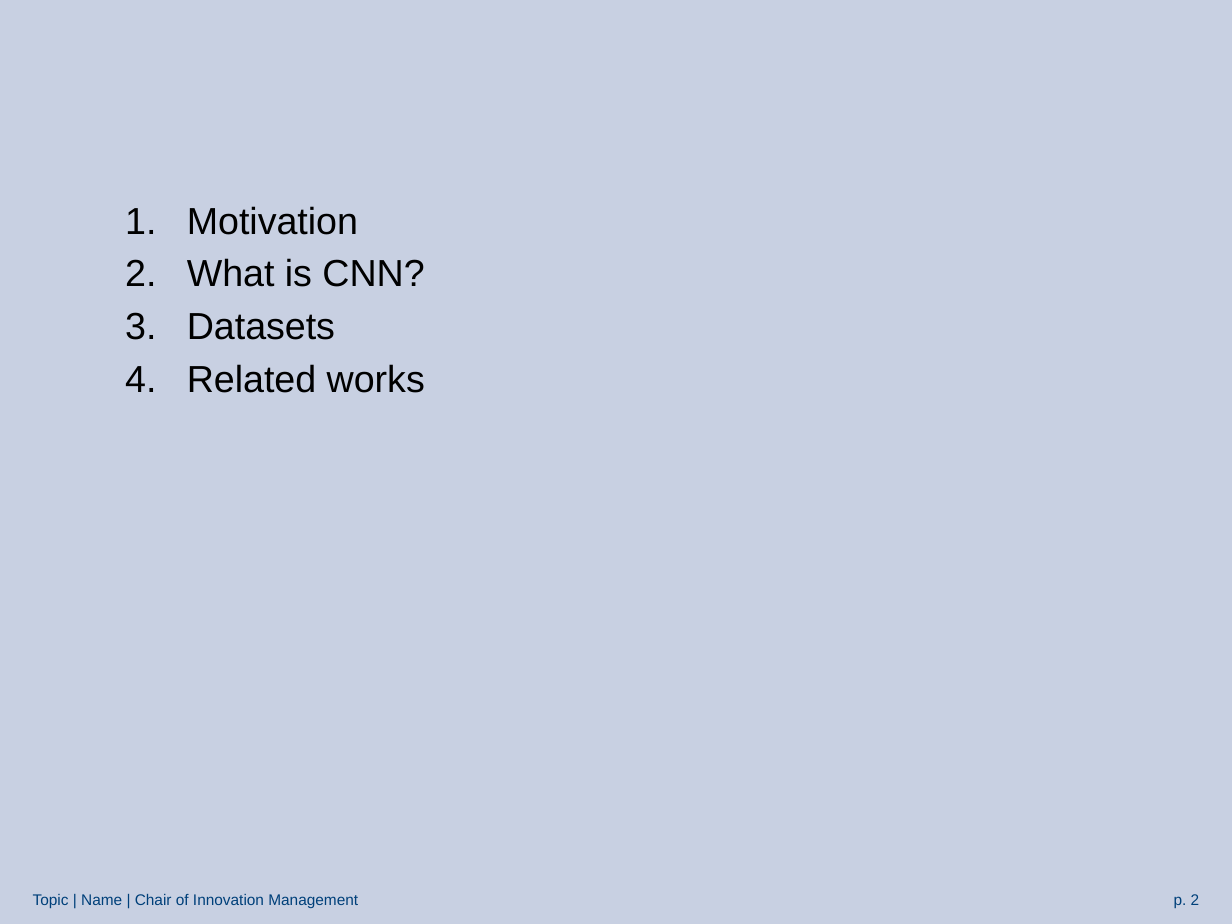
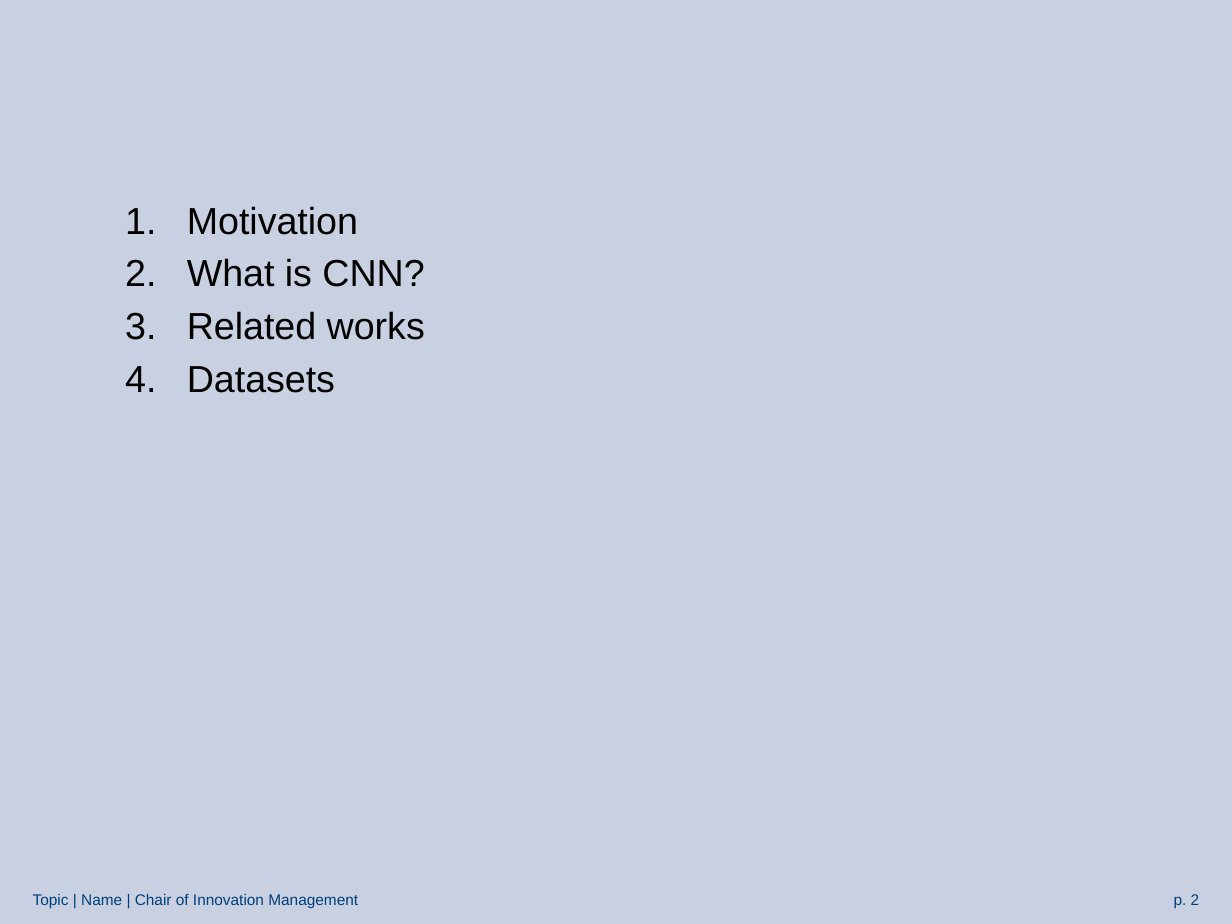
Before and after one commit to azoryk/Master-thesis, a slide deck: slide 2 of 1.Presentation_Master.pptx. Drawn at 1232x924 pixels with LibreOffice and Linux fonts; fonts in the diff are those of the drawing; background and template pictures are left out. Boxes give left, top, right and bottom in pixels: in the first picture for what was removed or moved away, otherwise in the second. Text is boxed around its words. In the diff, an @@ line names an element or a change of style, - is before the commit and + after.

```diff
--- a/1.Presentation_Master.pptx
+++ b/1.Presentation_Master.pptx
@@ text at (187,311,425,340): paragraph added @@
+3. Related works
@@ text at (187,364,425,393): paragraph removed @@
-4. Related works
```
Also in this commit, not shown: 2 other slides changed, 6 slides added, 1 slide removed.
